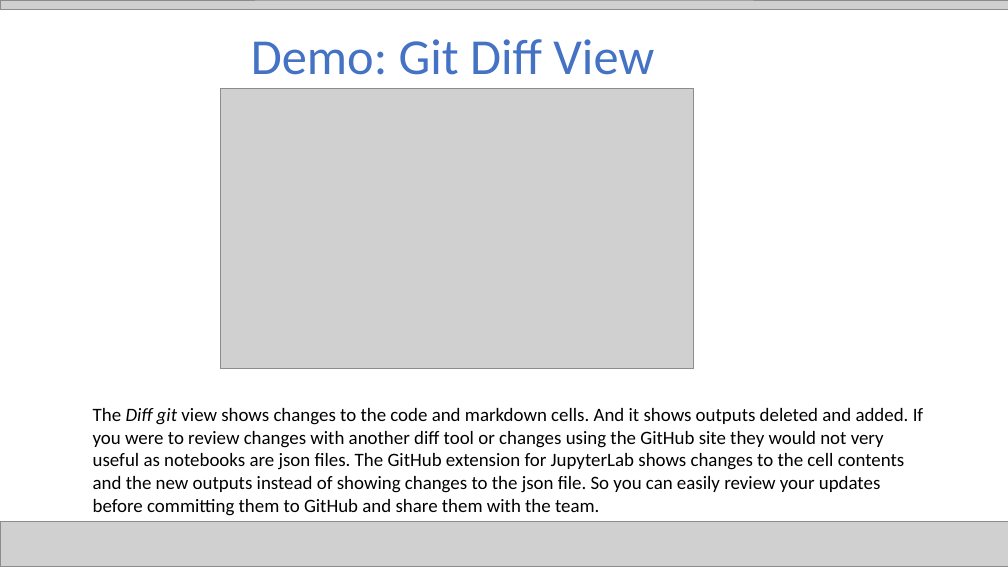
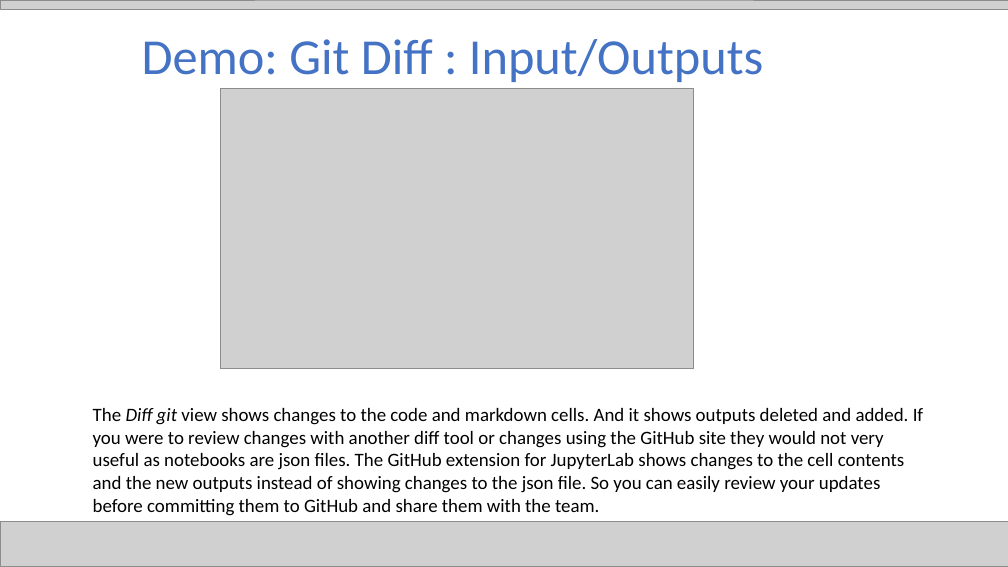
Before and after one commit to jgunderson/presentations, a slide deck: slide 25 of JupyterHub Collaboration.pptx (slide 22 before the commit). Drawn at 1008x567 pixels with LibreOffice and Linux fonts; fonts in the diff are those of the drawing; grey boxes stand for pictures. Boxes give left, top, right and bottom in pixels: in the first picture for what was removed or moved away, otherwise in the second. Text is boxed around its words. In the diff, an @@ line names an element or a change of style, - is before the commit and + after.

```diff
--- a/JupyterHub Collaboration.pptx
+++ b/JupyterHub Collaboration.pptx
@@ title at (142,39,763,82): text changed @@
-Demo: Git Diff View
+Demo: Git Diff : Input/Outputs
```
Also in this commit, not shown: 13 other slides changed, 4 slides added, 1 slide removed.
